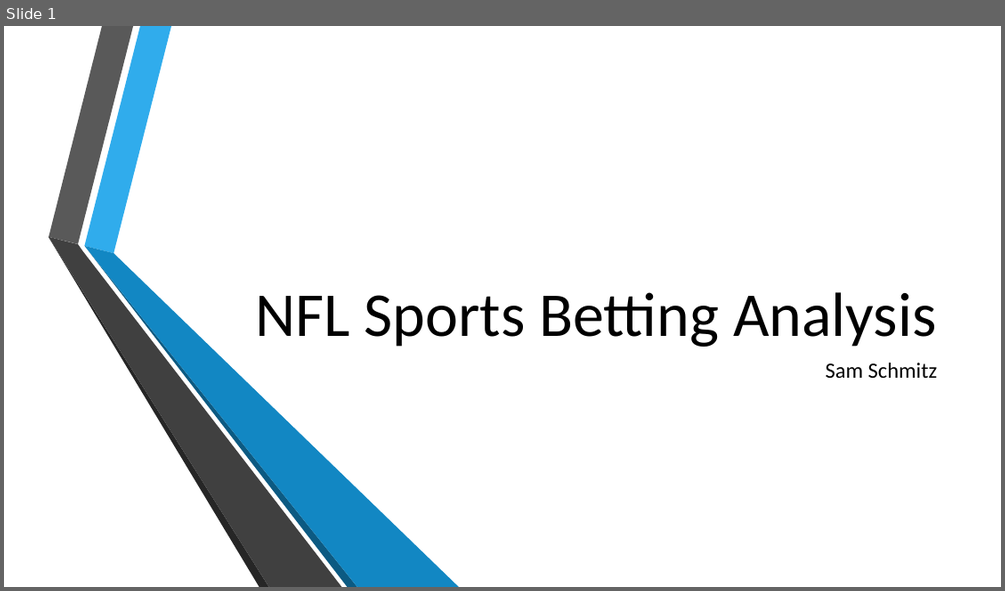
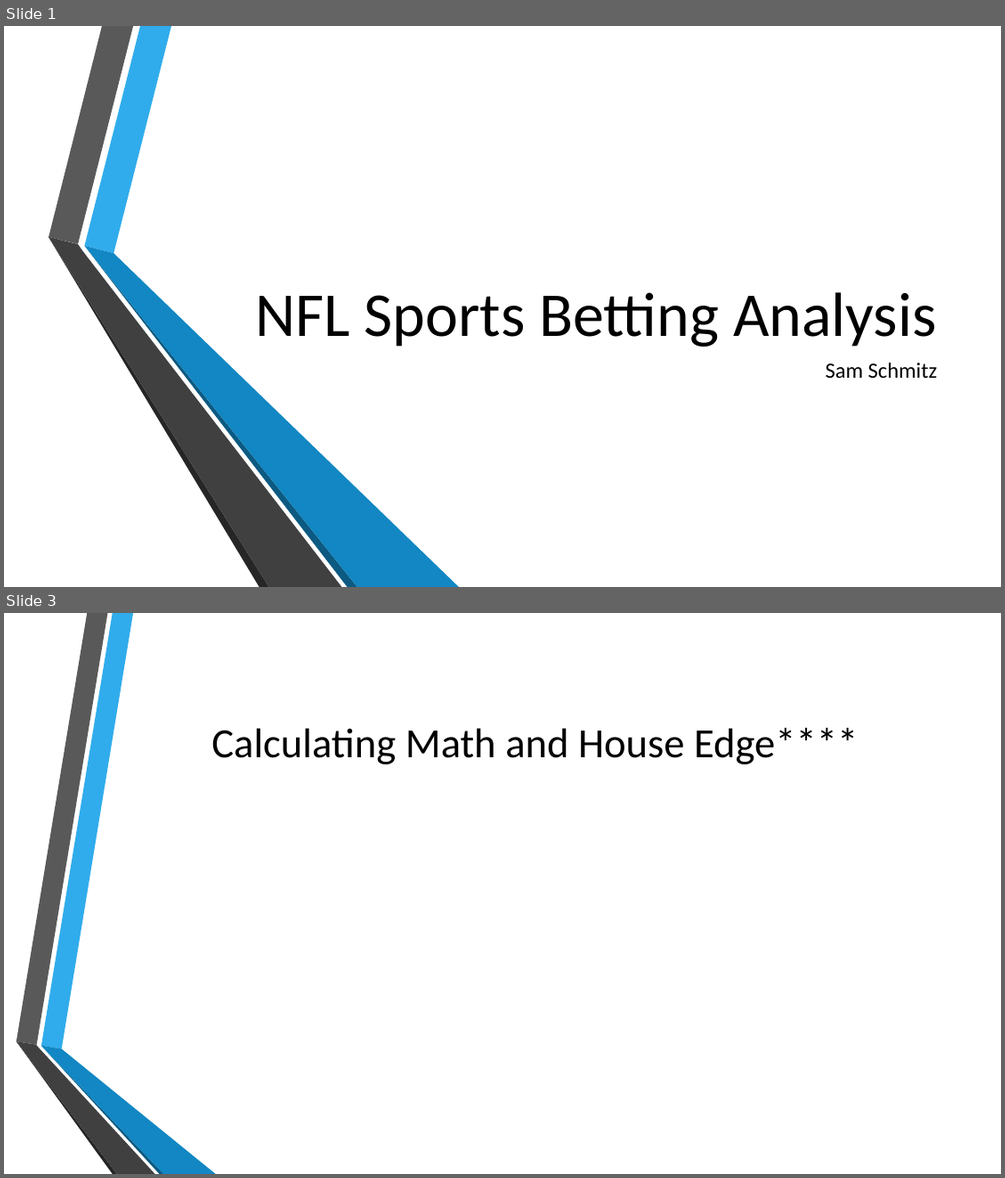
Before and after one commit to jeromeroehmdoane/Sam_Sp25, a slide deck: SUMPresentation.pptx. Shown one above the other, each under a label of ours: slide 1 before the commit, slides 1 and 3 after it; the slides between them are not shown. The pictures are 1005x591 and 1005x1178 pixels, drawn with LibreOffice and Linux fonts; fonts in the diff are those of the drawing; background and template pictures are left out. Boxes give left, top, right and bottom in pixels: in the first picture for what was removed or moved away, otherwise in the second. Text is boxed around its words. In the diff, an @@ line names an element or a change of style, - is before the commit and + after.

```diff
--- a/SUMPresentation.pptx
+++ b/SUMPresentation.pptx
@@ slide 3 added at <box>4,613,1001,1174</box>, background picture (left out) @@
@@ title added at <box>211,728,858,764</box>, 40 pt, text #000000 @@
+Calculating Math and House Edge****
@@ group added at <box>16,613,216,1174</box>: 6 freeform shapes @@
```
Also in this commit, not shown: 9 other slides added, 1 slide removed, 4 other files.
